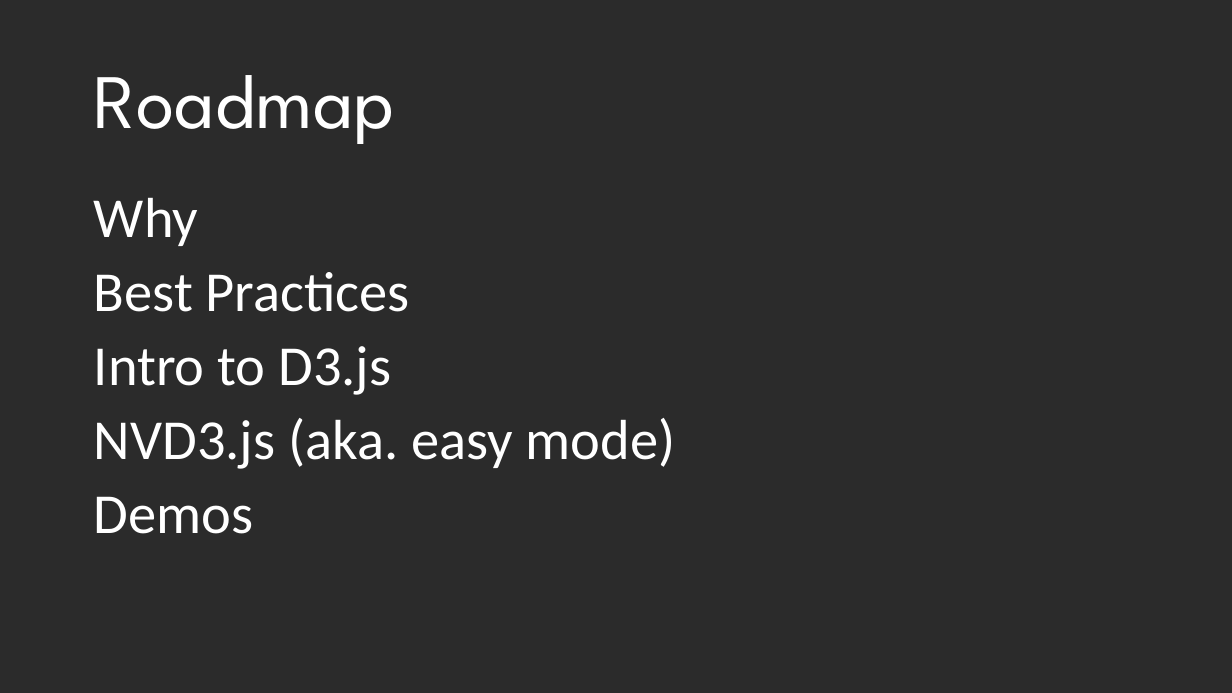
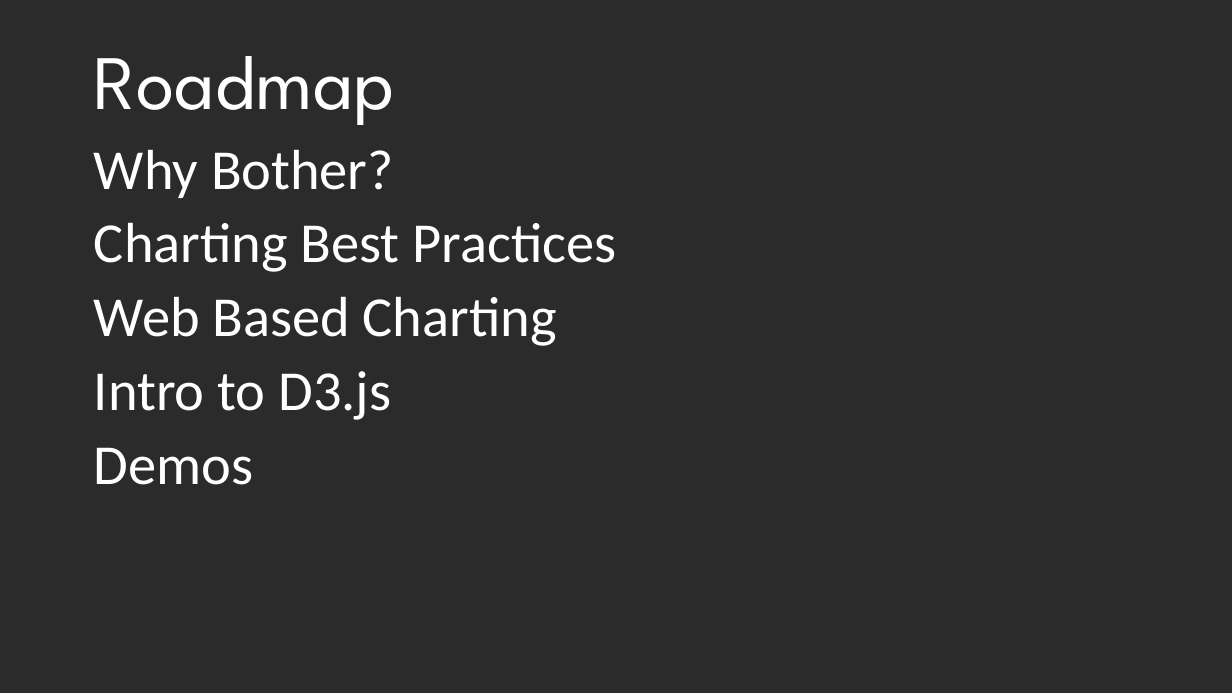
Before and after one commit to DustinEwers/d3-demos-data-mountain, a slide deck: slide 2 of slides/slides.pptx. Drawn at 1232x693 pixels with LibreOffice and Linux fonts; fonts in the diff are those of the drawing; background and template pictures are left out; a plain dark background stands for a picture behind light text. Boxes give left, top, right and bottom in pixels: in the first picture for what was removed or moved away, otherwise in the second. Text is boxed around its words. In the diff, an @@ line names an element or a change of style, - is before the commit and + after.

Commit message:
Slide Updates

```diff
--- a/slides/slides.pptx
+++ b/slides/slides.pptx
@@ title "Roadmap": place and size @@
-title "Roadmap" at [94, 75, 395, 144]
+title "Roadmap" at [94, 56, 395, 125]
@@ text "Why Bother?": place and size @@
-text "Why Bother?" at [94, 197, 676, 534]
+text "Why Bother?" at [94, 149, 617, 485]
@@ text at [94, 149, 617, 346]: text changed @@
-Why
-Best Practices
+Why Bother?
+Charting Best Practices
+Web Based Charting
@@ text at [94, 418, 676, 469]: paragraph removed @@
-NVD3.js (aka. easy mode)
```
Also in this commit, not shown: 20 slides added, 1 slide removed.
